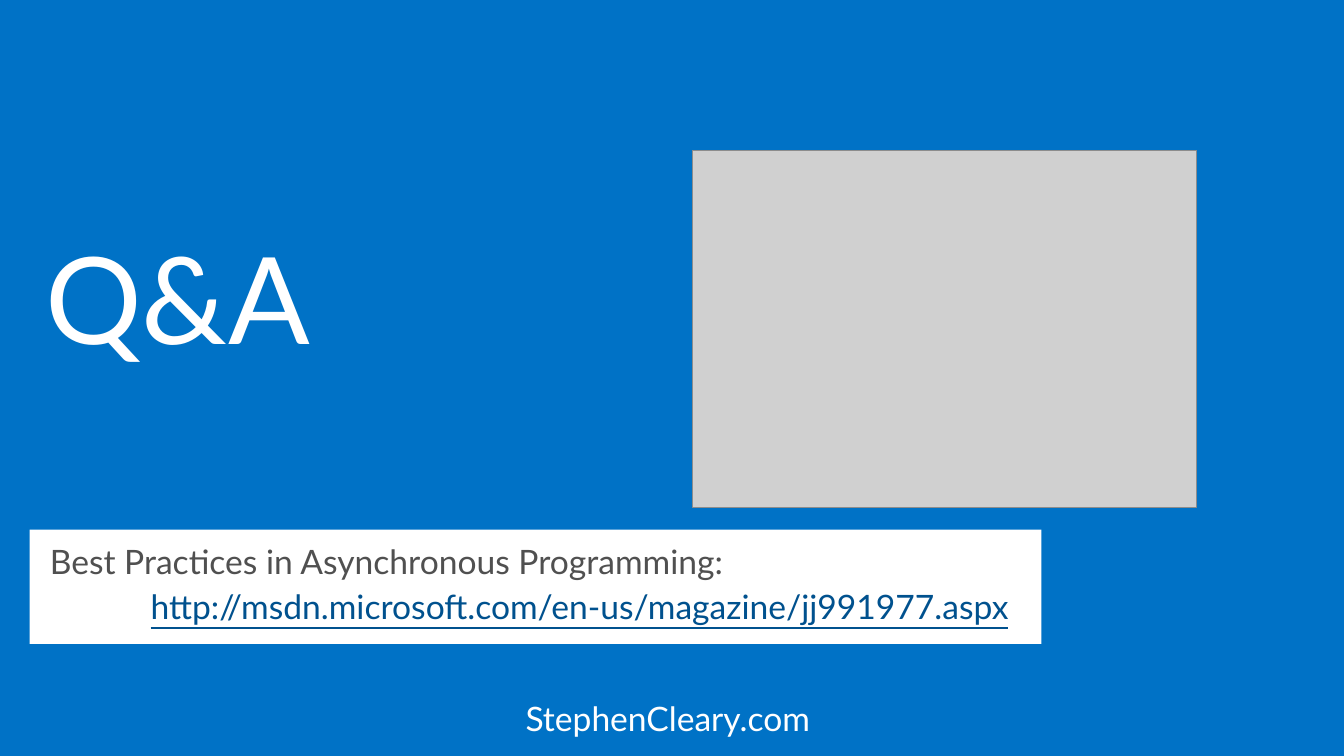
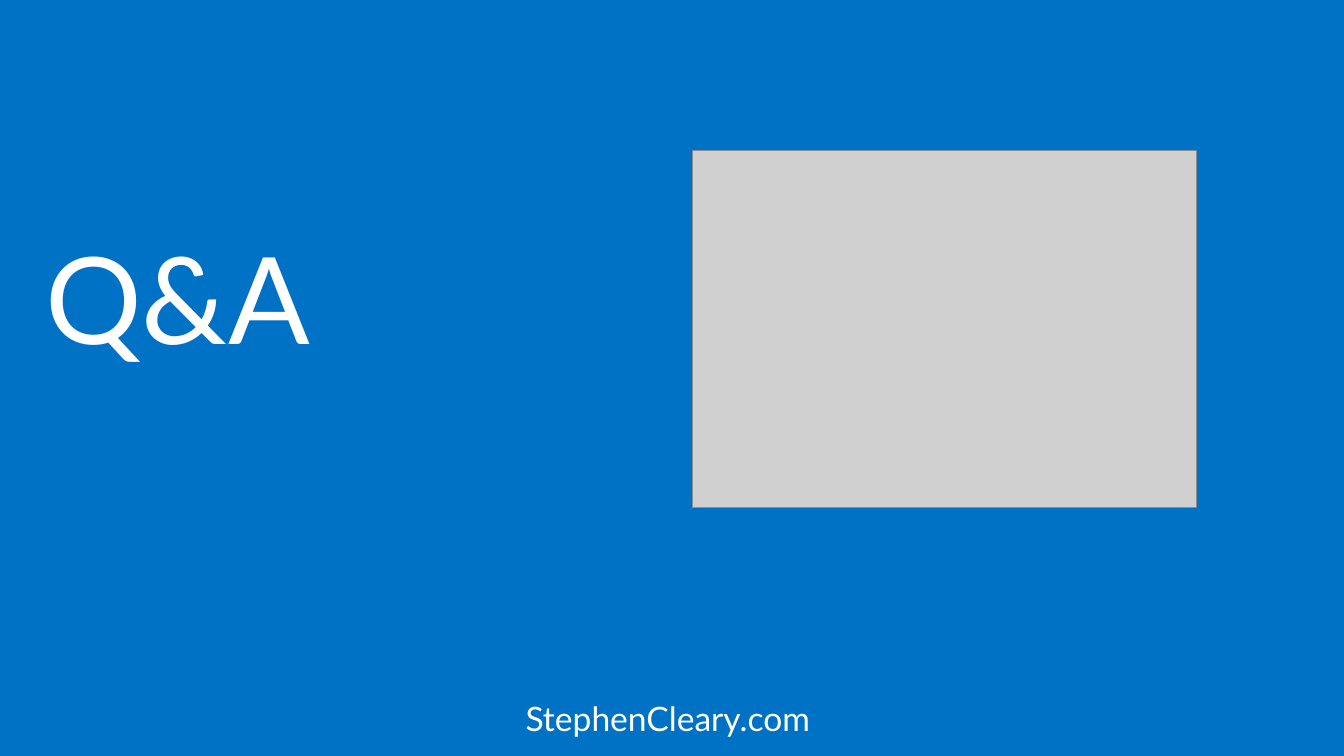
Before and after one commit to StephenCleary/Presentations, a slide deck: slide 43 of Async Servers/Intro to Async ASP.NET - 16.9.pptx. Drawn at 1344x756 pixels with LibreOffice and Linux fonts; fonts in the diff are those of the drawing; grey boxes stand for pictures. Boxes give left, top, right and bottom in pixels: in the first picture for what was removed or moved away, otherwise in the second. Text is boxed around its words. In the diff, an @@ line names an element or a change of style, - is before the commit and + after.

```diff
--- a/Async Servers/Intro to Async ASP.NET - 16.9.pptx
+++ b/Async Servers/Intro to Async ASP.NET - 16.9.pptx
@@ rectangle removed at <box>29,529,1042,643</box> @@
-Best Practices in Asynchronous Programming:
-http://msdn.microsoft.com/en-us/magazine/jj991977.aspx
```
Also in this commit, not shown: 18 other slides changed, 1 slide added, 1 slide removed, 5 other files.
